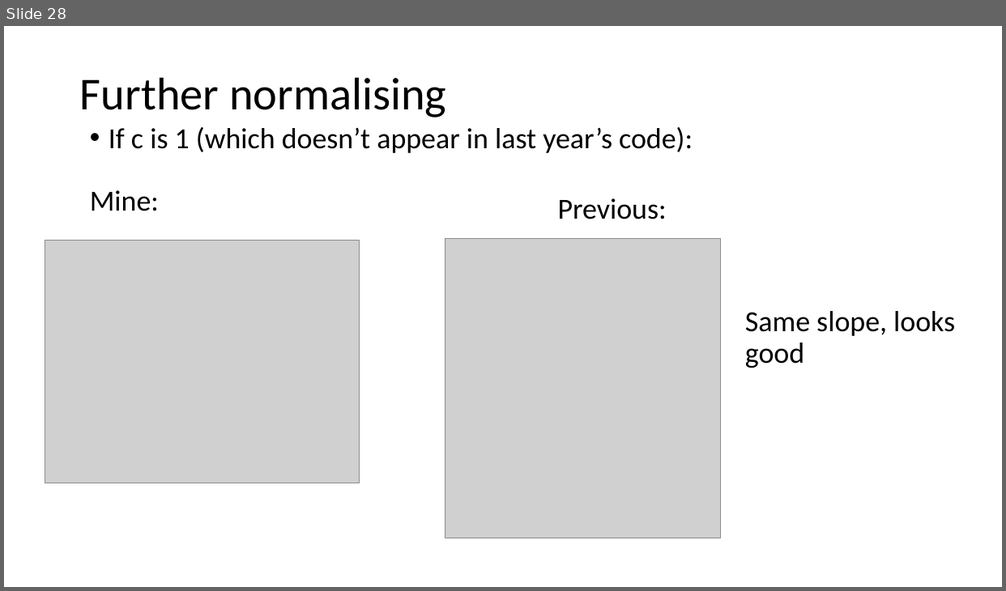
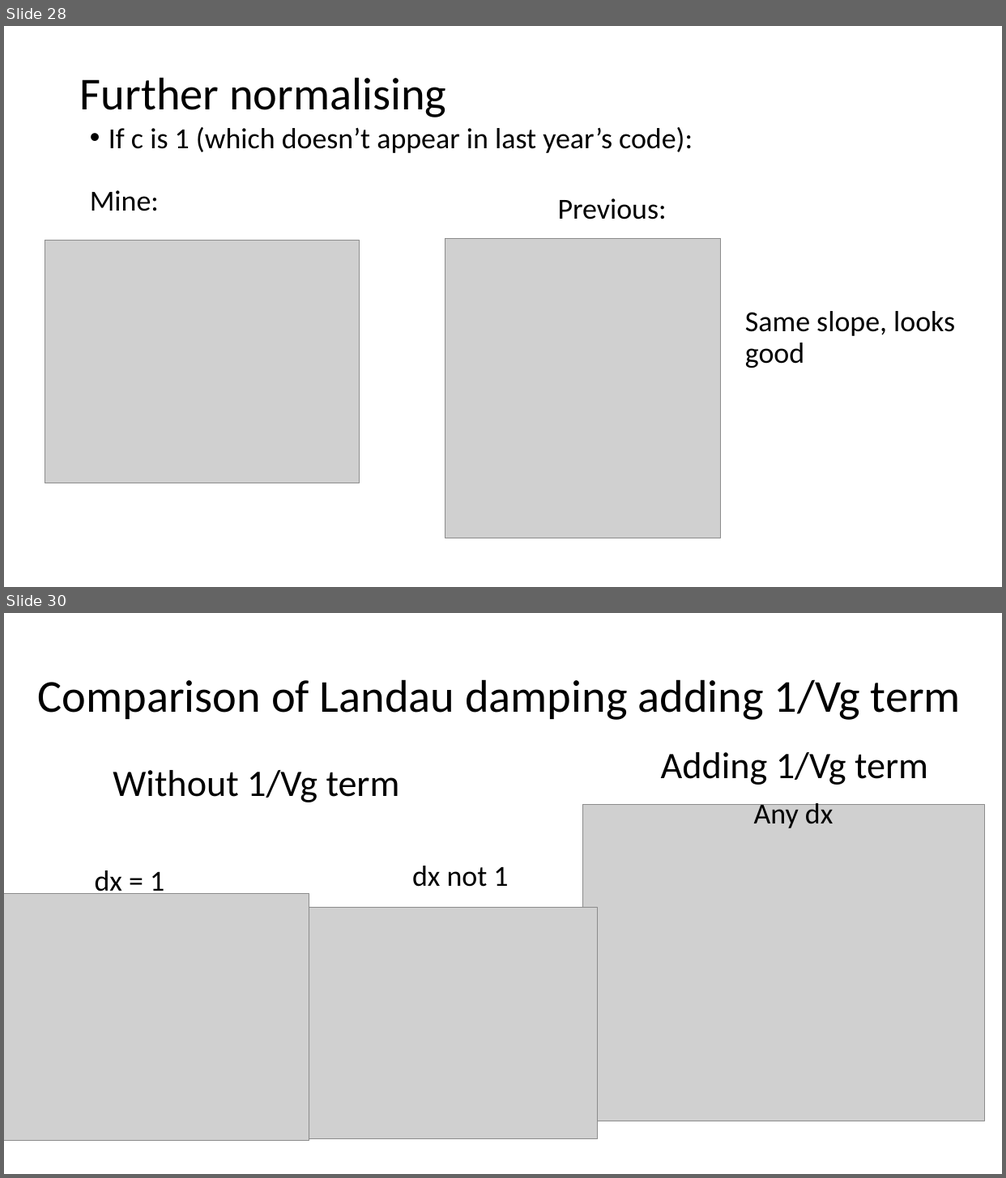
Before and after one commit to j0fri/FYP, a slide deck: MATLAB/Matlab implementation.pptx. Shown one above the other, each under a label of ours: slide 28 before the commit, slides 28 and 30 after it; the slides between them are not shown. The pictures are 1006x591 and 1006x1178 pixels, drawn with LibreOffice and Linux fonts; fonts in the diff are those of the drawing; grey boxes stand for pictures. Boxes give left, top, right and bottom in pixels: in the first picture for what was removed or moved away, otherwise in the second. Text is boxed around its words. In the diff, an @@ line names an element or a change of style, - is before the commit and + after.

```diff
--- a/MATLAB/Matlab implementation.pptx
+++ b/MATLAB/Matlab implementation.pptx
@@ slide 30 added at [4,613,1002,1174], background #FFFFFF @@
@@ title added at [38,679,961,720], 44 pt, text #000000 @@
+Comparison of Landau damping adding 1/Vg term
@@ text added at [661,752,928,785], 36 pt, text #000000 @@
+Adding 1/Vg term
@@ text added at [113,770,400,803], 36 pt, text #000000 @@
+Without 1/Vg term
@@ picture added at [582,804,986,1122] @@
@@ text added at [754,799,833,828], 28 pt, text #000000 @@
+Any dx
@@ text added at [95,871,164,898], 28 pt, text #000000 @@
+dx = 1
@@ text added at [412,866,508,887], 28 pt, text #000000 @@
+dx not 1
@@ picture added at [4,894,309,1141] @@
@@ picture added at [294,908,598,1140] @@
```
Also in this commit, not shown: 2 other slides added, 2 other files.
